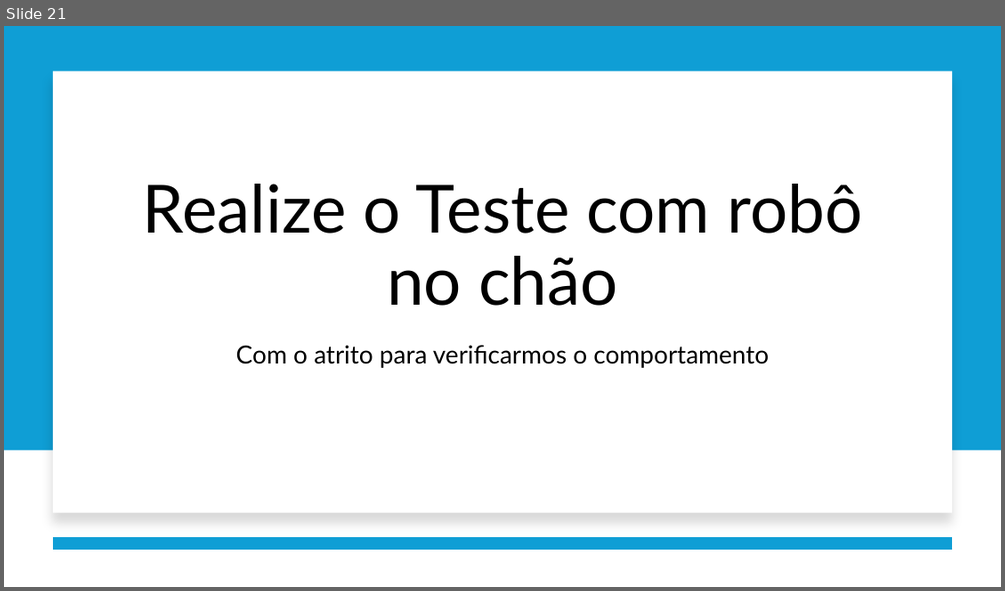
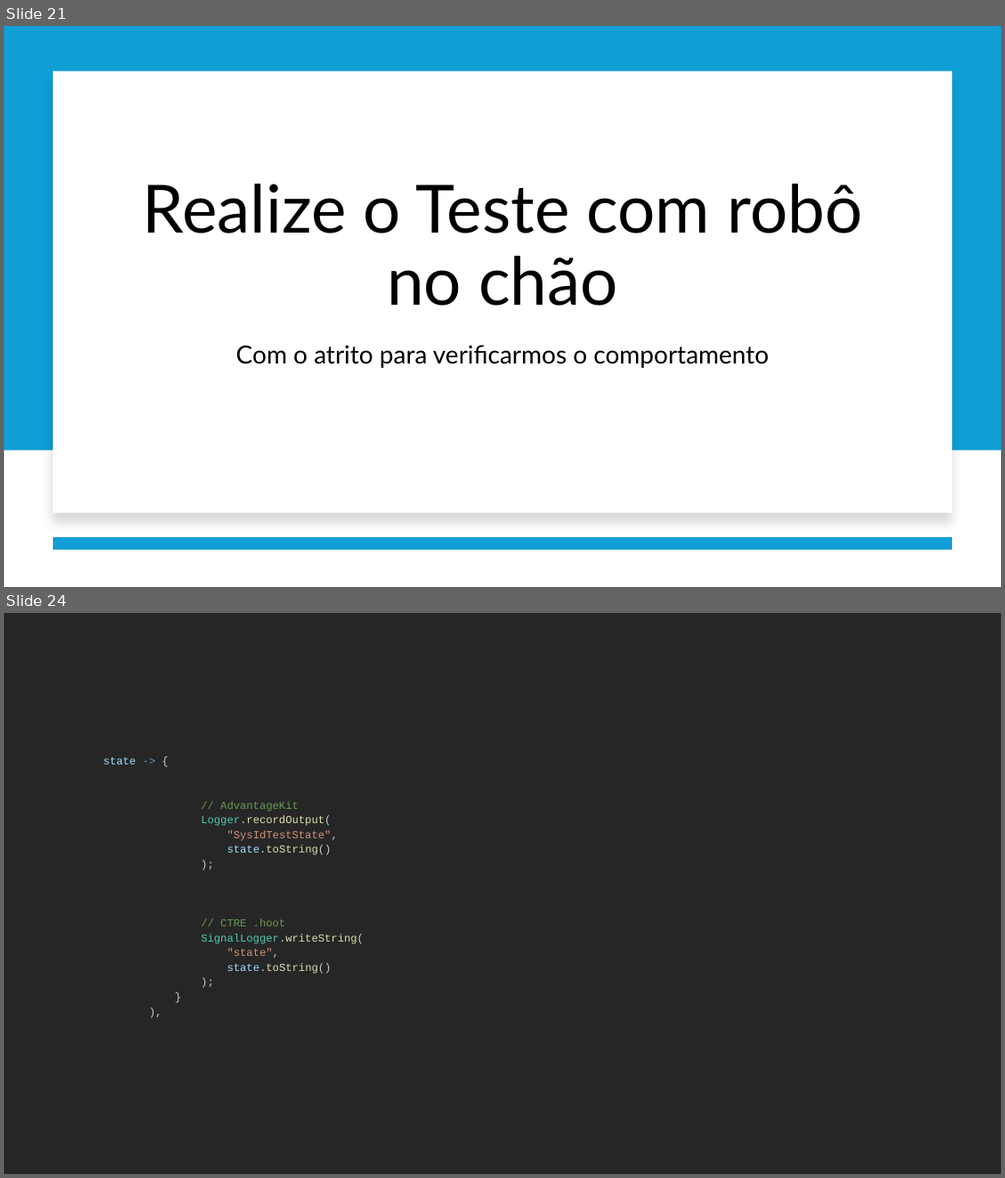
Before and after one commit to fabio-sudo/Tutorial_WPLIB, a slide deck: 4 - Calibração/Aula 5.pptx. Shown one above the other, each under a label of ours: slide 21 before the commit, slides 21 and 24 after it; the slides between them are not shown. The pictures are 1005x591 and 1005x1178 pixels, drawn with LibreOffice and Linux fonts; fonts in the diff are those of the drawing. Boxes give left, top, right and bottom in pixels: in the first picture for what was removed or moved away, otherwise in the second. Text is boxed around its words. In the diff, an @@ line names an element or a change of style, - is before the commit and + after.

```diff
--- a/4 - Calibração/Aula 5.pptx
+++ b/4 - Calibração/Aula 5.pptx
@@ slide 24 added at [4,613,1001,1174], background #262626 @@
@@ text added at [104,757,364,973], 10.5 pt, text #DCDCAA @@
+state -> {
+// AdvantageKit
+Logger.recordOutput(
+"SysIdTestState",
+state.toString()
+);
+// CTRE .hoot
+SignalLogger.writeString(
+"state",
+state.toString()
+);
+}
+),
```
Also in this commit, not shown: 2 other slides added, 2 other files.
